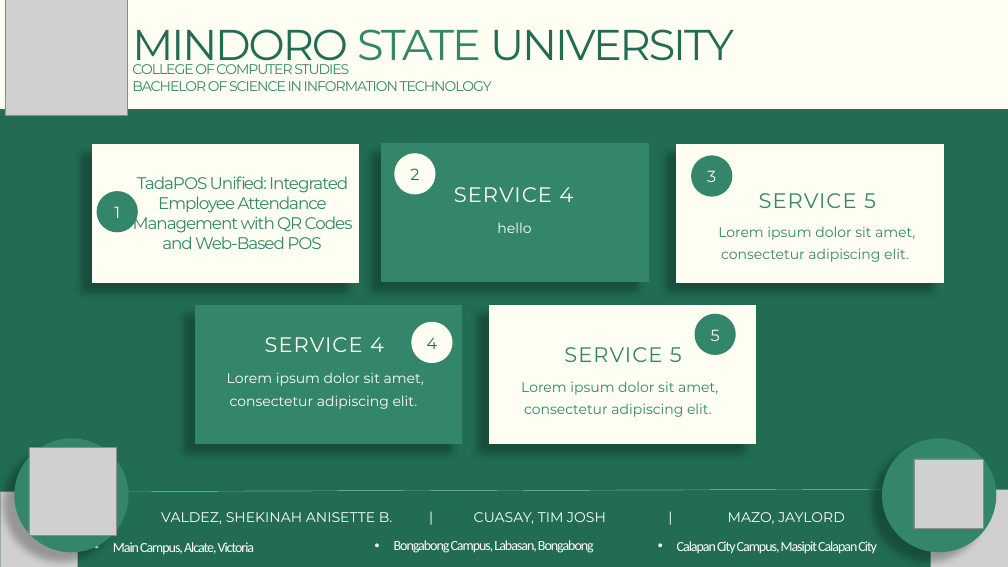
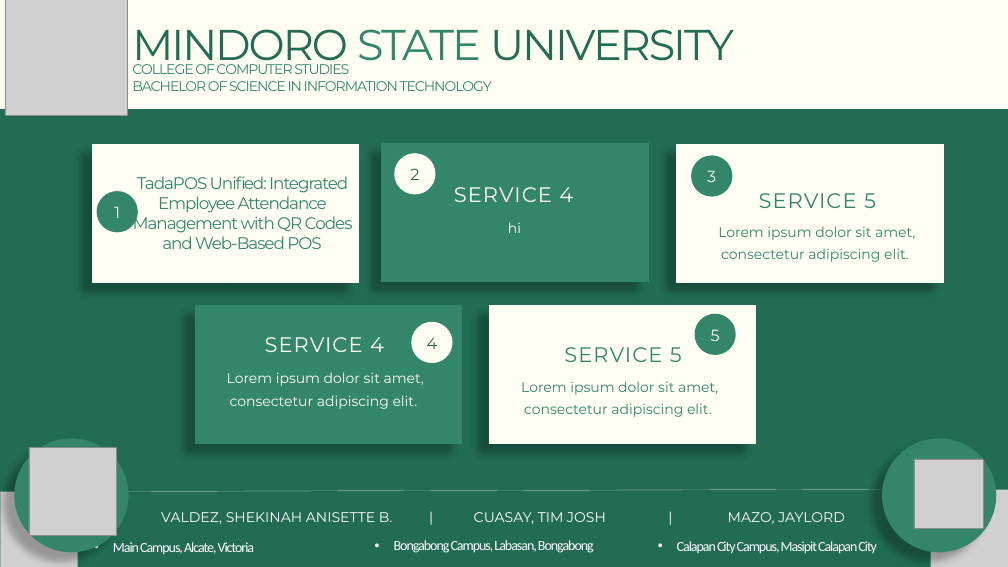
Before and after one commit to ValdezShekinahAnisetteBelen/ppts, a slide deck: slide 1 of TITLE PRESENTATIONCopy.pptx. Drawn at 1008x567 pixels with LibreOffice and Linux fonts; fonts in the diff are those of the drawing; grey boxes stand for pictures. Boxes give left, top, right and bottom in pixels: in the first picture for what was removed or moved away, otherwise in the second. Text is boxed around its words. In the diff, an @@ line names an element or a change of style, - is before the commit and + after.

```diff
--- a/TITLE PRESENTATIONCopy.pptx
+++ b/TITLE PRESENTATIONCopy.pptx
@@ text at (508,222,521,233): text changed @@
-hello
+hi
```
Also in this commit, not shown: 1 other file.
